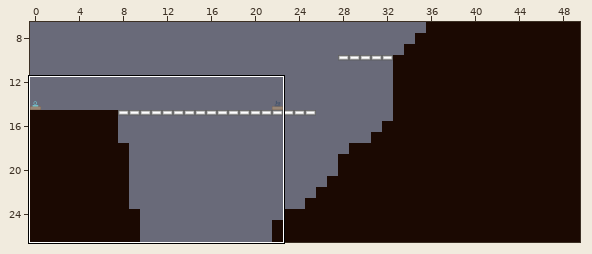
A LDtk project gets an edit: assets/data/tilestest2.ldtk. Above, an overview of the earlier version with the close-up marked.
Close-up. Before:
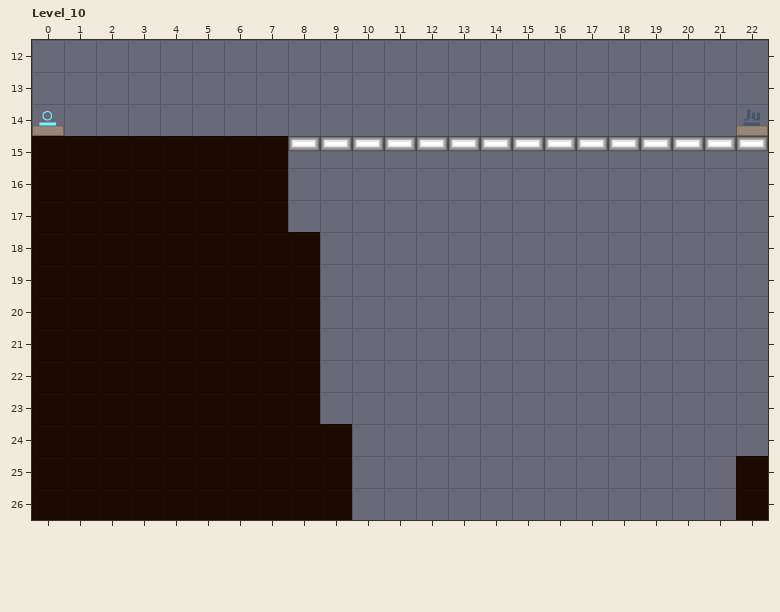
Cells are 60x60 px. Shown: Level_10 x 0..22, y 12..26. The commit also changed other parts of the map, which this record leaves out.
And afterwards:
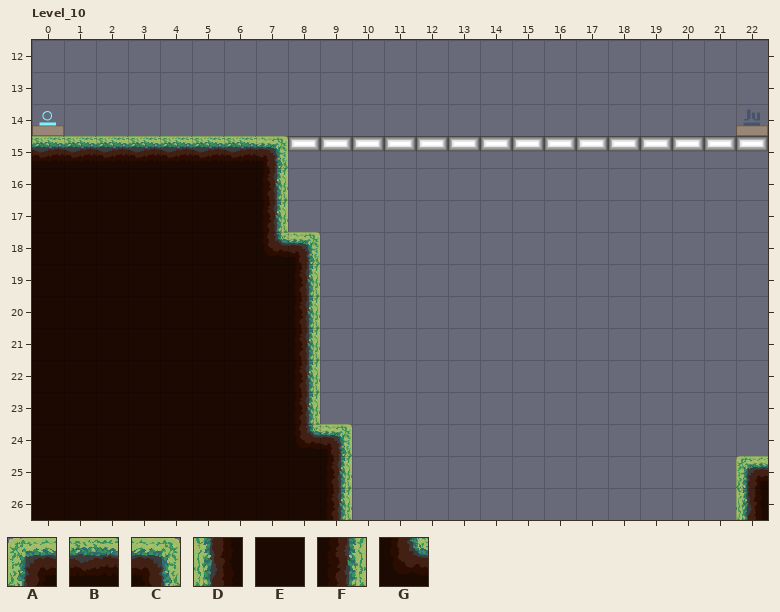
Key: from "Tilestest2": A 20, B 21, C 22, D 23, E 24, F 28, G 35.
_ is an empty cell, . an unchanged one.
Changes in this commit:
--- layer "Tiles"
@@ x 0..22 @@
-15 EEEEEEEE...............
-16 .......E...............
-17 .......E...............
-18 .......EE..............
-19 ........E..............
-20 ........E..............
-21 ........E..............
-22 ........E..............
-23 ........E..............
-24 ........EE.............
-25 .........E............E
-26 .........E............E
+15 BBBBBBBC...............
+16 .......F...............
+17 .......F...............
+18 .......GC..............
+19 ........F..............
+20 ........F..............
+21 ........F..............
+22 ........F..............
+23 ........F..............
+24 ........GC.............
+25 .........F............A
+26 .........F............D
